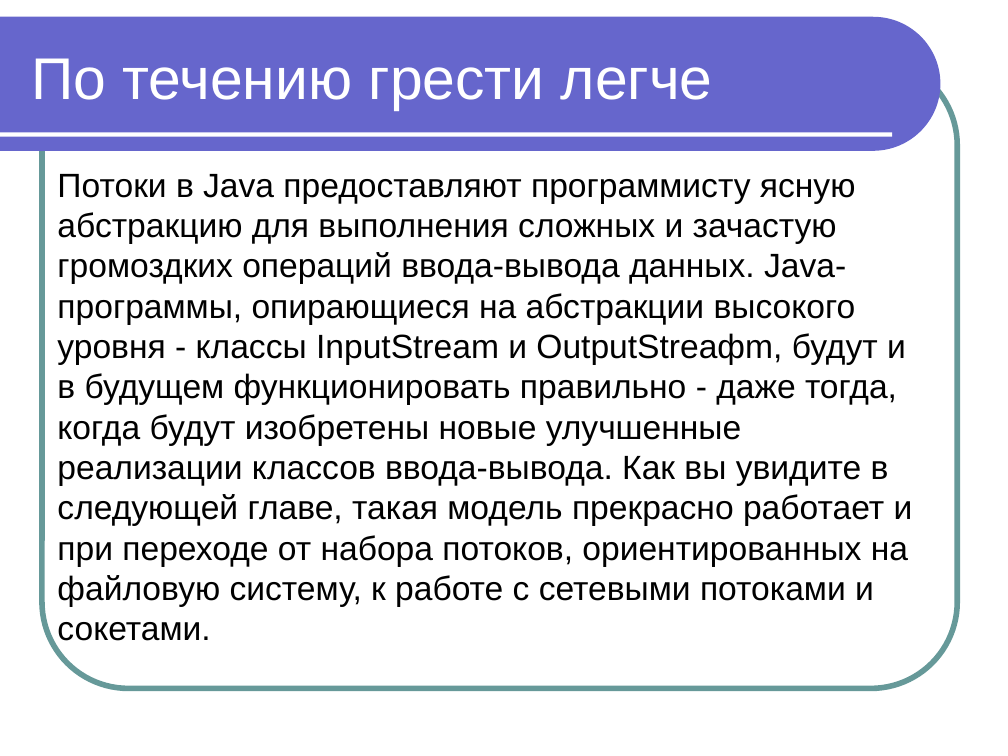
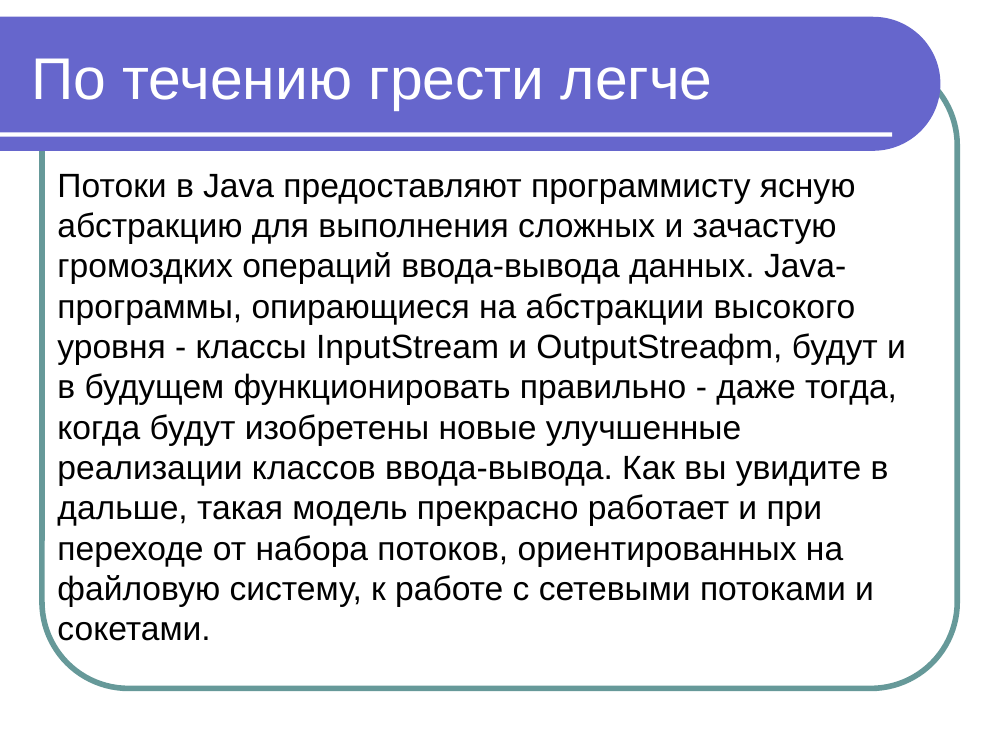
Before and after one commit to maxchv/JavaLessons, a slide deck: slide 31 of Lesson12/Modul 10 Rabota s faylami.ppt (slide 26 before the commit). Drawn at 1008x756 pixels with LibreOffice and Linux fonts; fonts in the diff are those of the drawing. Boxes give left, top, right and bottom in pixels: in the first picture for what was removed or moved away, otherwise in the second. Text is boxed around its words. In the diff, an @@ line names an element or a change of style, - is before the commit and + after.

```diff
--- a/Lesson12/Modul 10 Rabota s faylami.ppt
+++ b/Lesson12/Modul 10 Rabota s faylami.ppt
@@ text at <box>57,174,906,647</box>: text changed @@
-Потоки в Java предоставляют программисту ясную абстракцию для выполнения сложных и зачастую громоздких операций ввода-вывода данных. Java-программы, опирающиеся на абстракции высокого уровня - классы InputStream и OutputStreaфm, будут и в будущем функционировать правильно - даже тогда, когда будут изобретены новые улучшенные реализации классов ввода-вывода. Как вы увидите в следующей главе, такая модель прекрасно работает и при переходе от набора потоков, ориентированных на файловую систему, к работе с сетевыми потоками и сокетами.
+Потоки в Java предоставляют программисту ясную абстракцию для выполнения сложных и зачастую громоздких операций ввода-вывода данных. Java-программы, опирающиеся на абстракции высокого уровня - классы InputStream и OutputStreaфm, будут и в будущем функционировать правильно - даже тогда, когда будут изобретены новые улучшенные реализации классов ввода-вывода. Как вы увидите в дальше, такая модель прекрасно работает и при переходе от набора потоков, ориентированных на файловую систему, к работе с сетевыми потоками и сокетами.
```
Also in this commit, not shown: 5 slides added, 23 other files.
